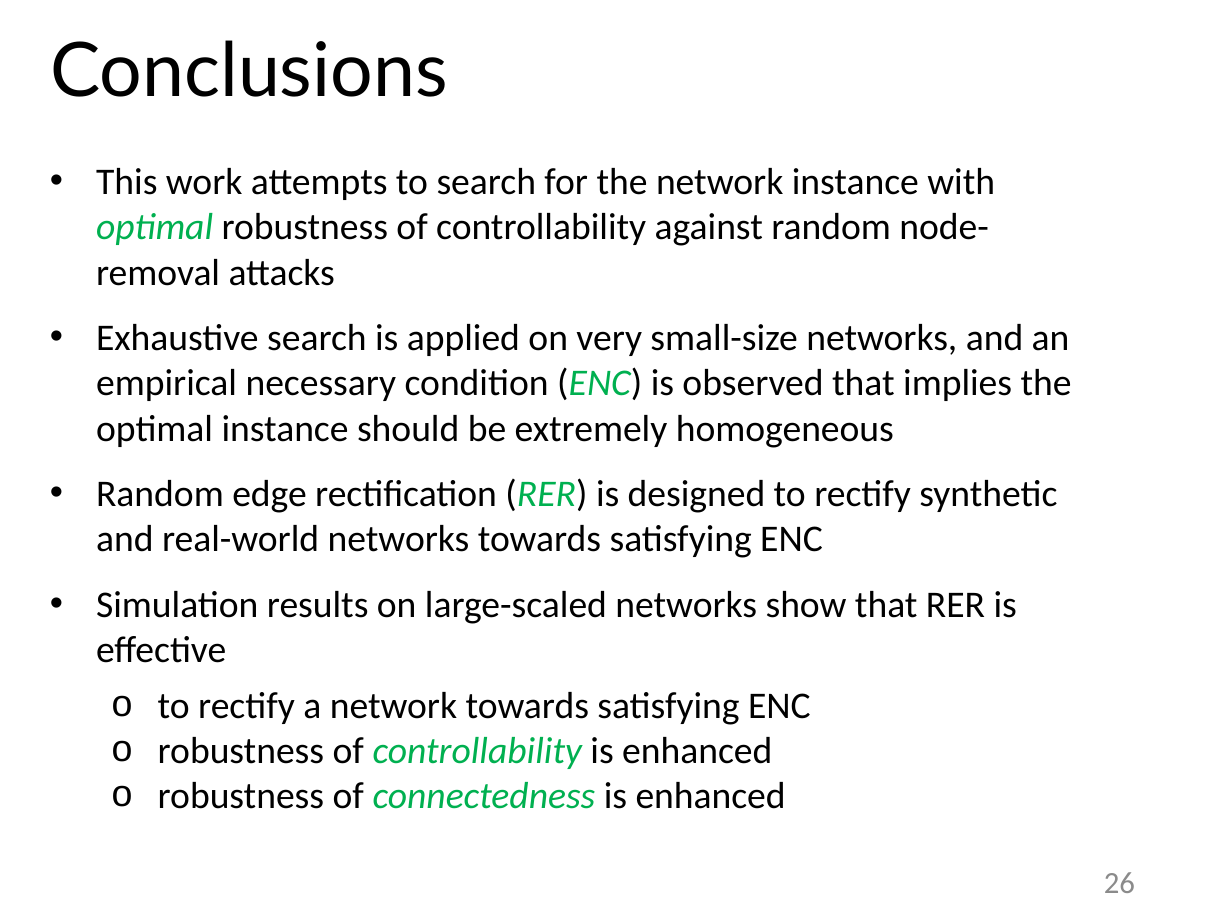
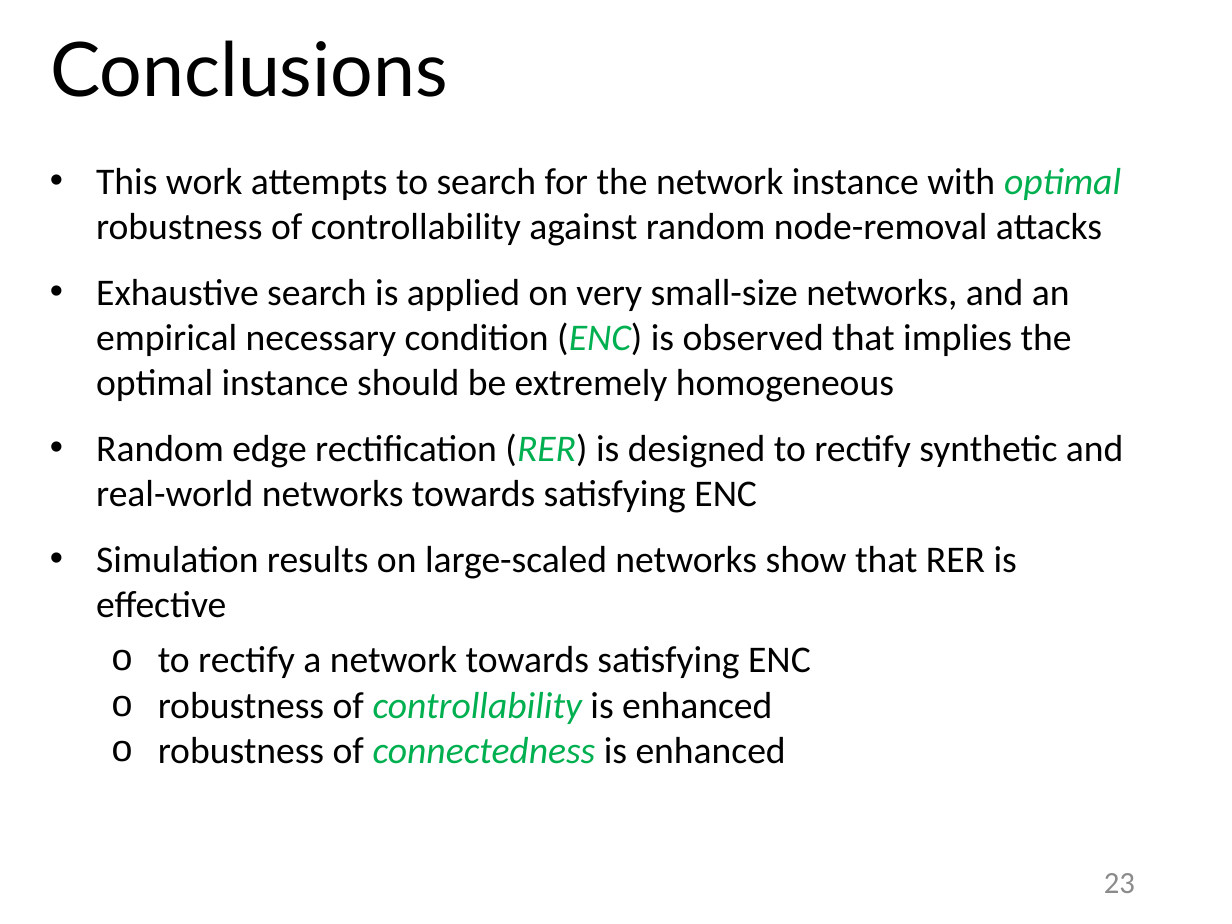
Before and after one commit to ylou-nycu/fylou.github.io, a slide deck: slide 23 of Lou20.ppsx (slide 26 before the commit). Drawn at 1232x924 pixels with LibreOffice and Linux fonts; fonts in the diff are those of the drawing. Boxes give left, top, right and bottom in pixels: in the first picture for what was removed or moved away, otherwise in the second. Text is boxed around its words. In the diff, an @@ line names an element or a change of style, - is before the commit and + after.

```diff
--- a/Lou20.ppsx
+++ b/Lou20.ppsx
@@ text "This work attempts to search ..." rewrapped from [96, 168, 1072, 809] to [96, 168, 1123, 764] @@
@@ page number at [1104, 873, 1135, 893]: text changed @@
-26
+23
```
Also in this commit, not shown: 5 other slides changed, 1 slide removed.
